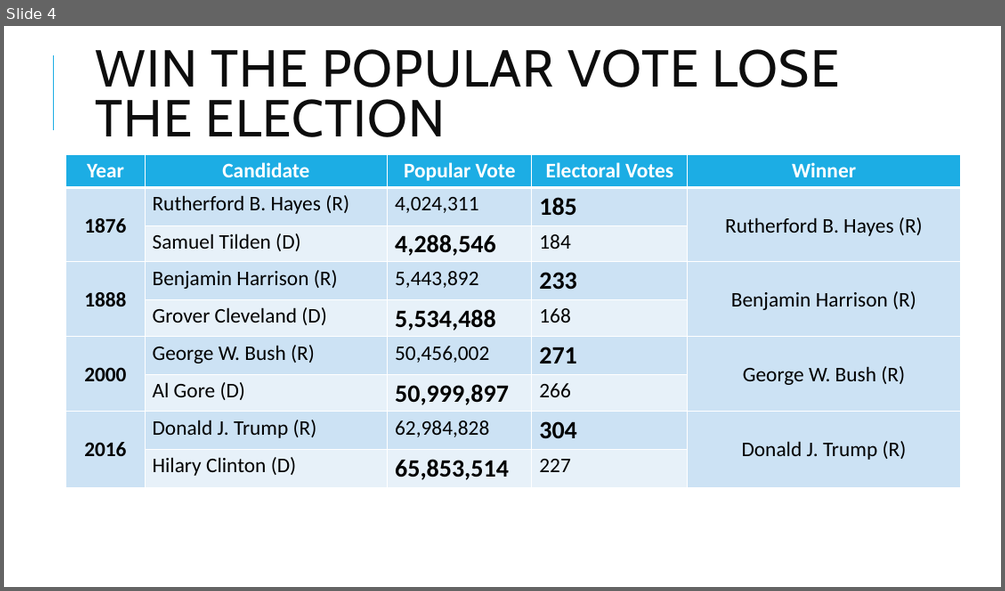
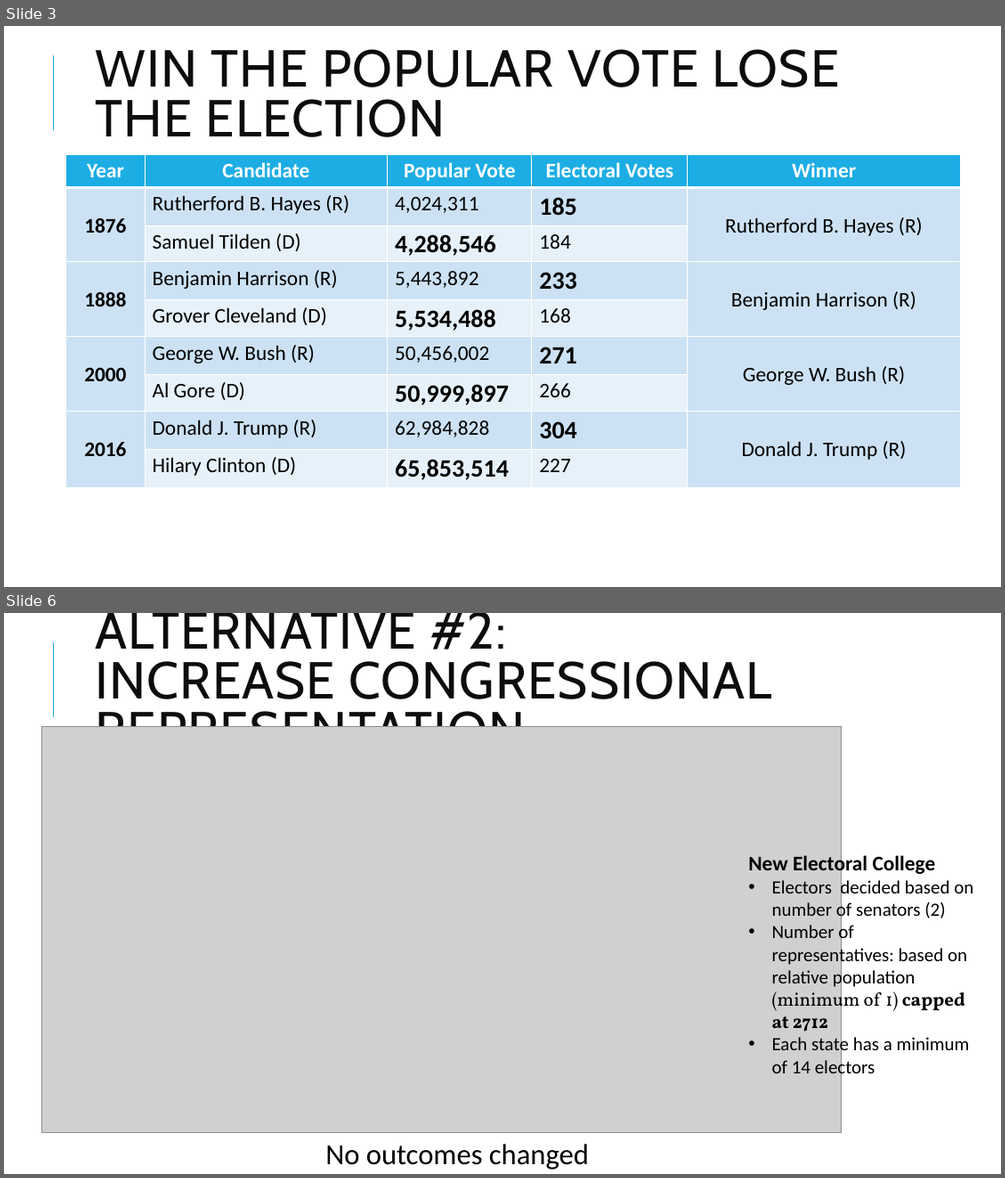
Before and after one commit to ta-data-mexpt/project-dataviz, a slide deck: project-dataviz.pptx. Shown one above the other, each under a label of ours: slide 4 before the commit, slides 3 and 6 after it; the slides between them are not shown. The pictures are 1005x591 and 1005x1178 pixels, drawn with LibreOffice and Linux fonts; fonts in the diff are those of the drawing; grey boxes stand for pictures. Boxes give left, top, right and bottom in pixels: in the first picture for what was removed or moved away, otherwise in the second. Text is boxed around its words. In the diff, an @@ line names an element or a change of style, - is before the commit and + after.

Commit message:
updates slides an alternative solution

```diff
--- a/project-dataviz.pptx
+++ b/project-dataviz.pptx
@@ slide 6 added at (4,613,1001,1174), background #FFFFFF; not listed: 1 template element that a slide beside it also shows @@
@@ title added at (95,613,771,727), 50 pt, text #0D0D0D @@
+ALTERNATIVE #2:
+INCREASE CONGRESSIONAL REPRESENTATION
@@ picture added at (41,727,841,1132) @@
@@ text added at (748,853,973,1056), 18 pt, text #000000 @@
+New Electoral College
+• Electors decided based on number of senators (2)
+• Number of representatives: based on relative population (minimum of 1) capped at 2712
+• Each state has a minimum of 14 electors
@@ text added at (325,1143,589,1169), 28 pt, text #000000 @@
+No outcomes changed
@@ what was slide 4 is now slide 3 @@
```
Also in this commit, not shown: 3 slides changed, 1 other slide added, 1 slide removed, 1 other file.
